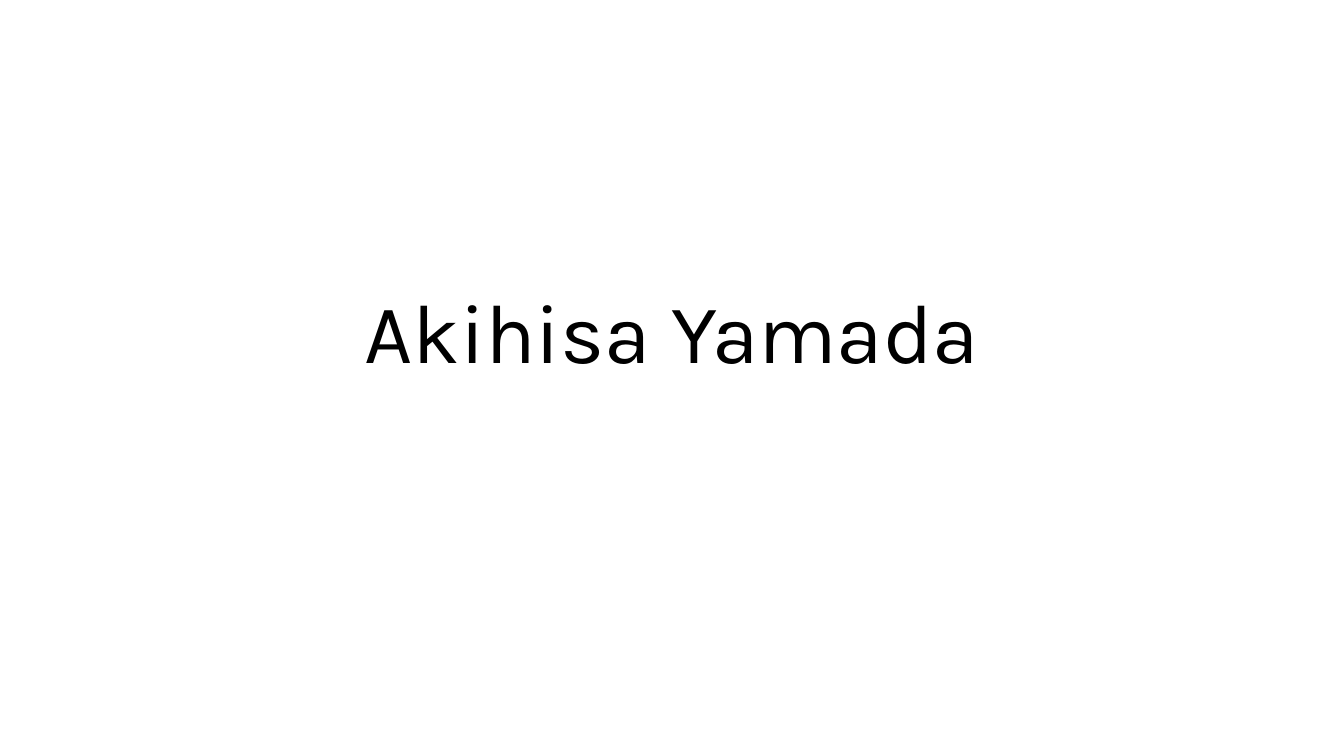
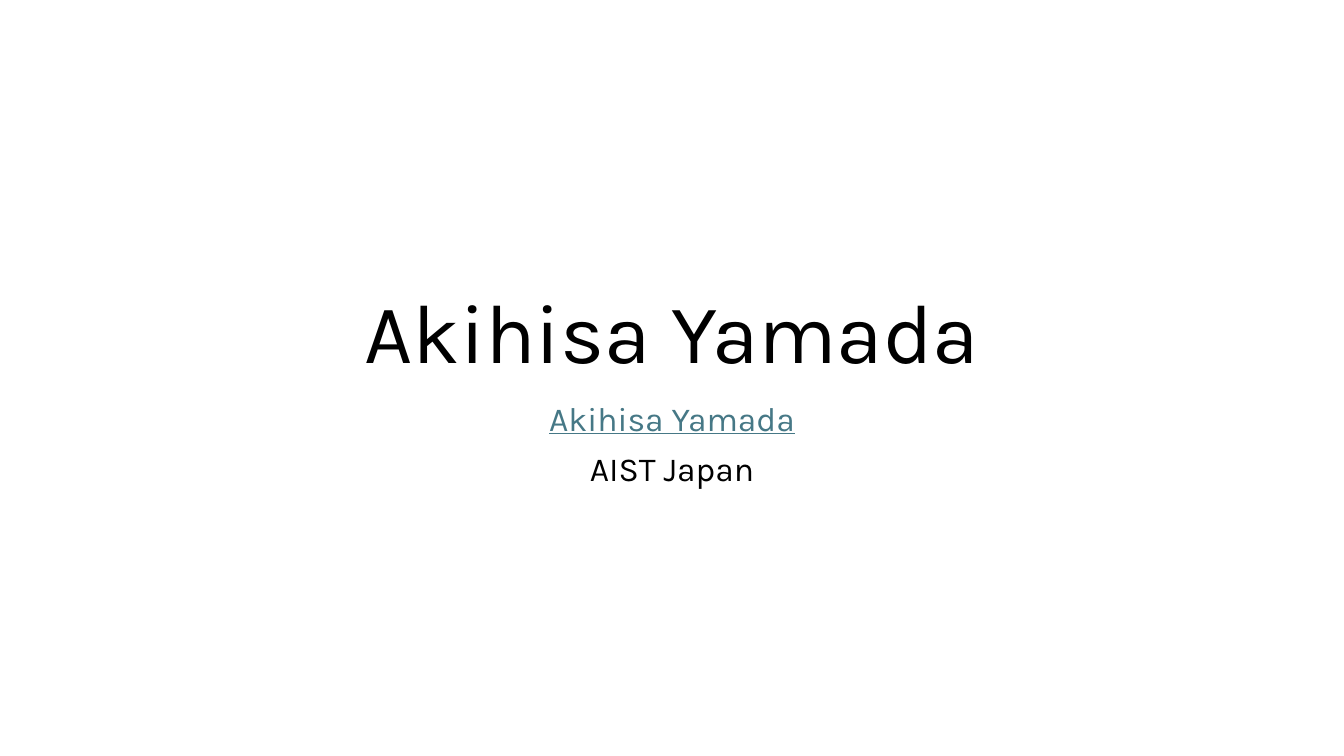
Before and after one commit to NikolajBjorner/ShonanArtOfSAT, a slide deck: slide 9 of Introductions.pptx. Drawn at 1344x756 pixels with LibreOffice and Linux fonts; fonts in the diff are those of the drawing. Boxes give left, top, right and bottom in pixels: in the first picture for what was removed or moved away, otherwise in the second. Text is boxed around its words. In the diff, an @@ line names an element or a change of style, - is before the commit and + after.

```diff
--- a/Introductions.pptx
+++ b/Introductions.pptx
@@ subtitle added at (549, 408, 795, 489), 24 pt, text #467886, underline @@
+Akihisa Yamada
+AIST Japan
```
Also in this commit, not shown: 16 other slides changed.
